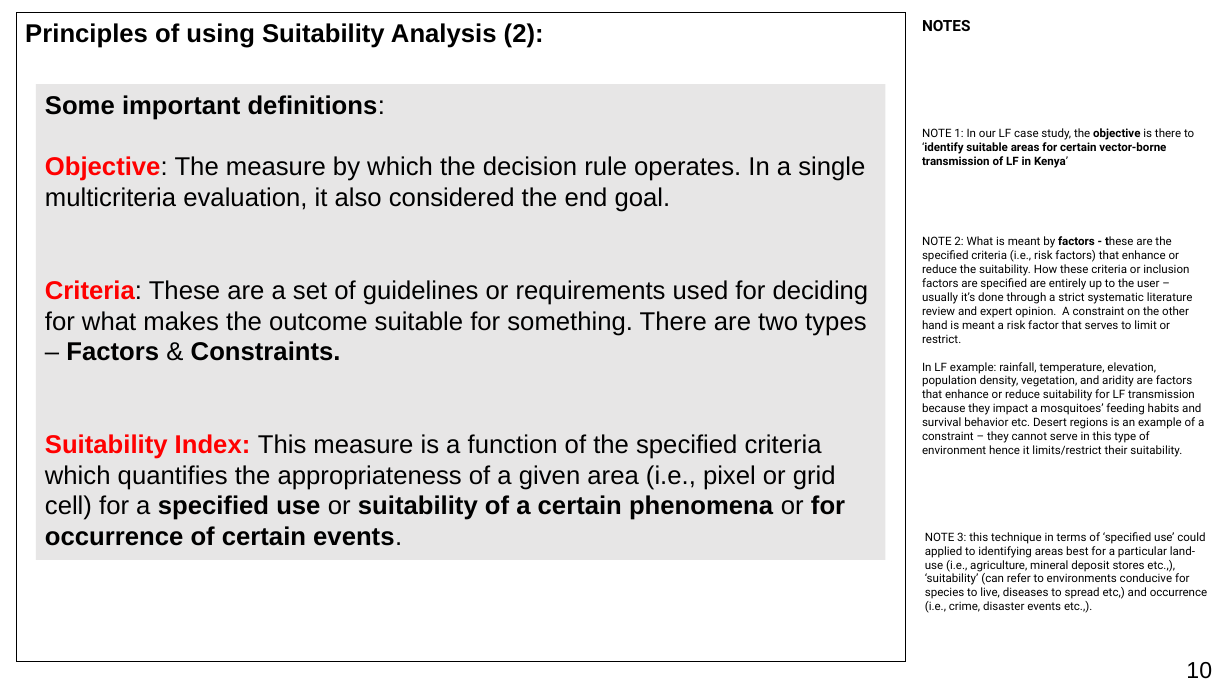
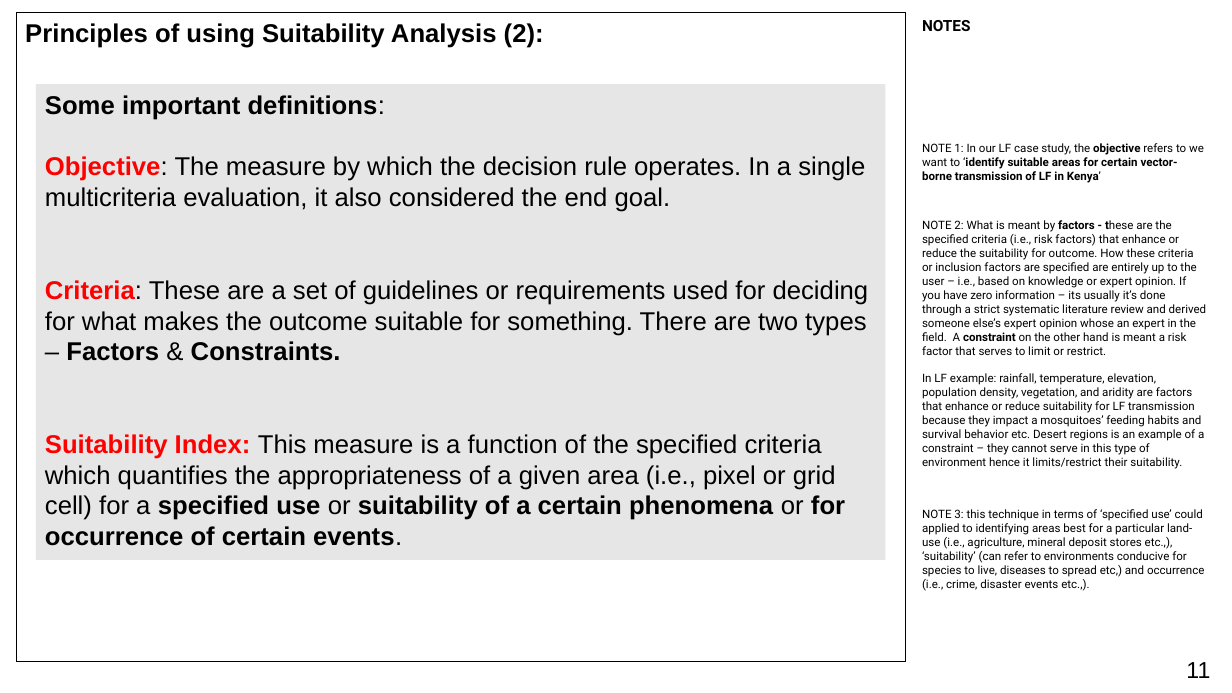
Before and after one commit to UCLPG-MSC-SGDS/GEOG0114, a slide deck: slide 11 of Lecture_notes_powerpoint/Week 4 Lecture Notes - Analytical Hierarchy Process.pptx (slide 10 before the commit). Drawn at 1232x693 pixels with LibreOffice and Linux fonts; fonts in the diff are those of the drawing. Boxes give left, top, right and bottom in pixels: in the first picture for what was removed or moved away, otherwise in the second. Text is boxed around its words. In the diff, an @@ line names an element or a change of style, - is before the commit and + after.

```diff
--- a/Lecture_notes_powerpoint/Week 4 Lecture Notes - Analytical Hierarchy Process.pptx
+++ b/Lecture_notes_powerpoint/Week 4 Lecture Notes - Analytical Hierarchy Process.pptx
@@ text at (922, 143, 1204, 183): text changed @@
-NOTE 1: In our LF case study, the objective is there to ‘identify suitable areas for certain vector-borne transmission of LF in Kenya’
+NOTE 1: In our LF case study, the objective refers to we want to ‘identify suitable areas for certain vector-borne transmission of LF in Kenya’
@@ text "NOTE 2: What is meant ...": place and size @@
-text "NOTE 2: What is meant ..." at (922, 236, 1204, 457)
+text "NOTE 2: What is meant ..." at (922, 220, 1207, 469)
@@ text at (922, 220, 1207, 355): text changed @@
-NOTE 2: What is meant by factors - these are the specified criteria (i.e., risk factors) that enhance or reduce the suitability. How these criteria or inclusion factors are specified are entirely up to the user – usually it’s done through a strict systematic literature review and expert opinion. A constraint on the other hand is meant a risk factor that serves to limit or restrict.
+NOTE 2: What is meant by factors - these are the specified criteria (i.e., risk factors) that enhance or reduce the suitability for outcome. How these criteria or inclusion factors are specified are entirely up to the user – i.e., based on knowledge or expert opinion. If you have zero information – its usually it’s done through a strict systematic literature review and derived someone else’s expert opinion whose an expert in the field. A constraint on the other hand is meant a risk factor that serves to limit or restrict.
@@ text "NOTE 3: this technique in ...": place and size @@
-text "NOTE 3: this technique in ..." at (925, 532, 1208, 613)
+text "NOTE 3: this technique in ..." at (922, 509, 1205, 591)
@@ page number at (1186, 662, 1210, 678): text changed @@
-10
+11
```
Also in this commit, not shown: 9 other slides changed, 3 slides added, 3 other files.
